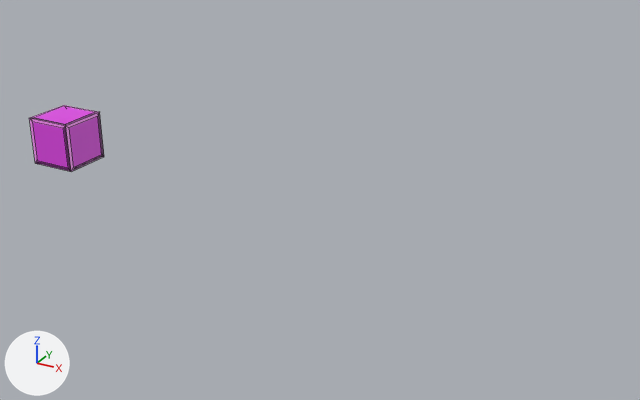
A saved change to the Blender file 3d models/single_mino.blend.
Before and after are seen from a camera (50 mm lens) standing at (27.2, -24.7, 13.5) and looking at (12.8, 1.5, 0.4). The axes (+X, +Y, +Z) are drawn at lower left. The lights are the same throughout. The picture after the commit comes second. Mesh edges are drawn as thin lines.
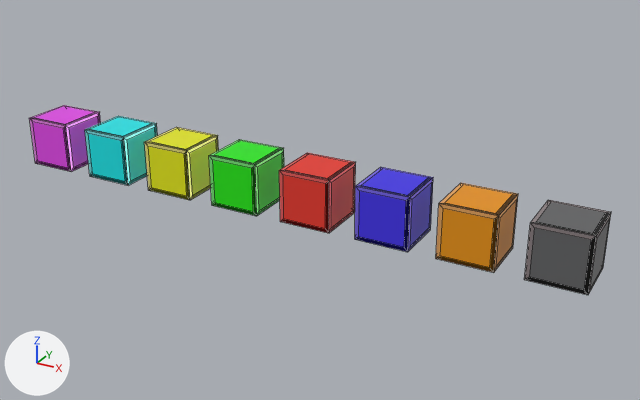
Commit message: mino library

Edits to the bpy script that builds the scene:
```text
Add ob_cube_007:
    ob_cube_007 = bpy.data.objects.new('Cube.007', me_cube_008)  # 32 vertices, 30 faces; spans x 0.0..2.0, y 0.0..2.0, z -0.03..1.97; in mat_material_022 (grey #a39698), mat_material_023 (black #1f1e1e), mat_material_024 (dark grey #626364)
    ob_cube_007.location = (21.0, 0.0, 0.0)
Add ob_cube_006:
    ob_cube_006 = bpy.data.objects.new('Cube.006', me_cube_007)  # 32 vertices, 30 faces; spans x 0.0..2.0, y 0.0..2.0, z -0.03..1.97; in mat_material_019 (orange #ffbd72), mat_material_020 (brown #674000), mat_material_021 (orange #e79200)
    ob_cube_006.location = (18.0, 0.0, 0.0)
Add ob_cube_005:
    ob_cube_005 = bpy.data.objects.new('Cube.005', me_cube_006)  # 32 vertices, 30 faces; spans x 0.0..2.0, y 0.0..2.0, z -0.03..1.97; in mat_material_016 (blue #8e7bff), mat_material_017 (dark blue #010067), mat_material_018 (blue #4130e7)
    ob_cube_005.location = (15.0, 0.0, 0.0)
Add ob_cube_004:
    ob_cube_004 = bpy.data.objects.new('Cube.004', me_cube_005)  # 32 vertices, 30 faces; spans x 0.0..2.0, y 0.0..2.0, z -0.03..1.97; in mat_material_013 (red #ff7171), mat_material_014 (dark red #670200), mat_material_015 (red #e73628)
    ob_cube_004.location = (12.0, 0.0, 0.0)
Add ob_cube_003:
    ob_cube_003 = bpy.data.objects.new('Cube.003', me_cube_004)  # 32 vertices, 30 faces; spans x 0.0..2.0, y 0.0..2.0, z -0.03..1.97; in mat_material_012 (green #8eff90), mat_material_011 (dark green #036700), mat_material_010 (green #1ee700)
    ob_cube_003.location = (9.0, 0.0, 0.0)
Add ob_cube_002:
    ob_cube_002 = bpy.data.objects.new('Cube.002', me_cube_003)  # 32 vertices, 30 faces; spans x 0.0..2.0, y 0.0..2.0, z -0.03..1.97; in mat_material_006 (yellow #fff792), mat_material_004 (dark yellow #646700), mat_material_005 (yellow #e4e700)
    ob_cube_002.location = (6.0, 0.0, 0.0)
Add ob_cube_001:
    ob_cube_001 = bpy.data.objects.new('Cube.001', me_cube_002)  # 32 vertices, 30 faces; spans x 0.0..2.0, y 0.0..2.0, z -0.03..1.97; in mat_material_009 (cyan #91fcff), mat_material_008 (dark cyan #006767), mat_material_007 (cyan #06e4e7)
    ob_cube_001.location = (3.0, 0.0, 0.0)
```

Boxes (x1, y1, x2, y2) around the edits, measured in the pictures (640 x 400 px):
'Cube.007', added
    after: (524, 200, 611, 295)
    faces in mat_material_024 (dark grey #626364): (529, 202, 610, 290)
    faces in mat_material_023 (black #1f1e1e): (525, 212, 611, 295)
    faces in mat_material_022 (grey #a39698): (524, 200, 611, 291)
'Cube.006', added
    after: (436, 183, 518, 273)
    faces in mat_material_021 (orange #e79200): (440, 185, 517, 268)
    faces in mat_material_020 (brown #674000): (436, 194, 518, 273)
    faces in mat_material_019 (orange #ffbd72): (436, 183, 518, 271)
'Cube.005', added
    after: (355, 167, 433, 252)
    faces in mat_material_018 (blue #4130e7): (358, 169, 432, 247)
    faces in mat_material_016 (blue #8e7bff): (355, 167, 433, 250)
    faces in mat_material_017 (dark blue #010067): (355, 177, 433, 252)
'Cube.004', added
    after: (279, 153, 356, 233)
    faces in mat_material_015 (red #e73628): (283, 154, 354, 229)
    faces in mat_material_013 (red #ff7171): (279, 153, 355, 232)
    faces in mat_material_014 (dark red #670200): (280, 162, 356, 233)
'Cube.003', added
    after: (209, 139, 284, 216)
    faces in mat_material_010 (green #1ee700): (212, 141, 282, 212)
    faces in mat_material_012 (green #8eff90): (209, 139, 284, 214)
    faces in mat_material_011 (dark green #036700): (209, 148, 284, 216)
'Cube.002', added
    after: (144, 127, 219, 200)
    faces in mat_material_005 (yellow #e4e700): (148, 129, 216, 196)
    faces in mat_material_006 (yellow #fff792): (144, 127, 218, 199)
    faces in mat_material_004 (dark yellow #646700): (147, 135, 219, 200)
'Cube.001', added
    after: (85, 116, 157, 185)
    faces in mat_material_007 (cyan #06e4e7): (88, 117, 155, 181)
    faces in mat_material_009 (cyan #91fcff): (85, 116, 156, 185)
    faces in mat_material_008 (dark cyan #006767): (85, 123, 157, 185)
